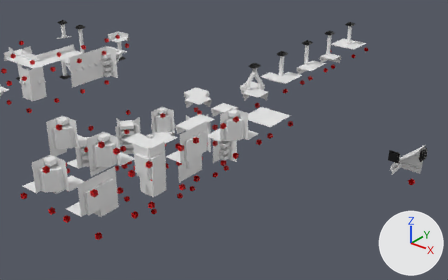
One commit to the Blender file AssetSource/modules.blend: the scene before it, then after it.
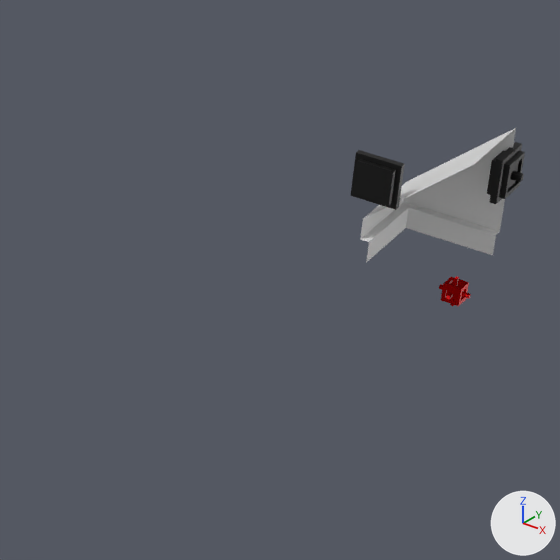
Each version is shown whole from a 50 mm camera at (20.91, -26.09, 17.35) aimed at (5.44, -6.75, 5.36), then close up on the part from 69% to 97% of the width and 41% to 87% of the height. Lighting does not change. The marker at lower right points along +X, +Y and +Z.

In view in the first close-up: 'CornerTop_Slopy', 'Cube.012', 'Cube.013', 'S_OccupancyCube.125'.
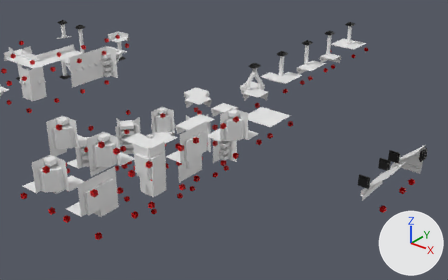
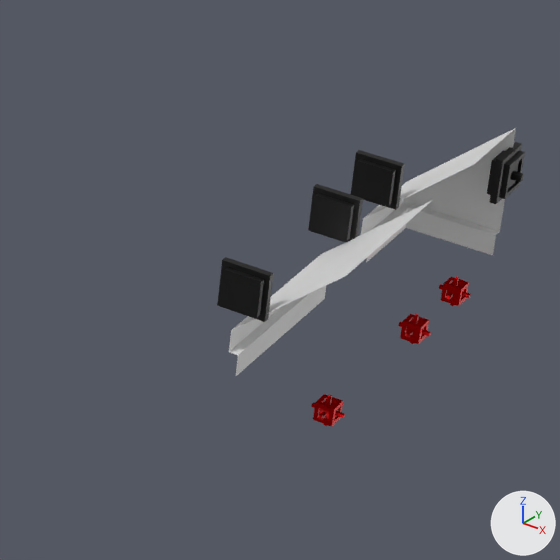
The change, as a list of edits to the scene's bpy script:
```text
Add me_walltop_slopy:
    me_walltop_slopy.from_pydata([(0.0, -1.0, 0.25), (1.0, -1.0, 1.5), (0.0, -1.0, 0.0), (-0.1, 1.0, 0.25), (-0.1, 1.0, 0.5), (0.0, 1.0, 0.0), (-0.1, -1.0, 0.5), (1.0, 1.0, 1.5), (-0.1, -1.0, 0.25), (0.0, 1.0, 0.25)], [], [(6, 4, 3, 8), (0, 8, 3, 9), (0, 9, 5, 2), (6, 1, 7, 4)])
Add me_occupancycube_014:
    me_occupancycube_014 = me_occupancycube_008.copy(); me_occupancycube_014.name = 'OccupancyCube.014'  # the mesh of ob_s_occupancycube_125
Add me_cube_005:
    me_cube_005 = me_cube_003.copy(); me_cube_005.name = 'Cube.005'  # the mesh of ob_cube_013
Add ob_s_occupancycube_127:
    ob_s_occupancycube_127 = bpy.data.objects.new('S_OccupancyCube.127', me_occupancycube_014)
    ob_s_occupancycube_127.parent = ob_walltop_slopy
    ob_s_occupancycube_127.matrix_parent_inverse = Matrix(((1.0, 0.0, 0.0, -11.0), (0.0, 1.0, 0.0, 3.0), (0.0, 0.0, 1.0, -3.0), (0.0, 0.0, 0.0, 1.0)))
    ob_s_occupancycube_127.location = (12.0, -2.0, 3.0)
Add ob_walltop_slopy:
    ob_walltop_slopy = bpy.data.objects.new('WallTop_Slopy', me_walltop_slopy)
    ob_walltop_slopy.location = (11.0, -3.0, 3.0)
    _m = ob_walltop_slopy.modifiers.new('Subdivision', 'SUBSURF')
    _m.subdivision_type = 'SIMPLE'
Add ob_cube_015:
    ob_cube_015 = bpy.data.objects.new('Cube.015', me_cube_005)
    ob_cube_015.parent = ob_walltop_slopy
    ob_cube_015.matrix_parent_inverse = Matrix(((1.0, 0.0, 0.0, -11.0), (0.0, 1.0, 0.0, 3.0), (0.0, 0.0, 1.0, -3.0), (0.0, 0.0, 0.0, 1.0)))
    ob_cube_015.location = (11.0, -2.0, 4.0)
    ob_cube_015.rotation_euler = (-1.571, 1.571, 0.0)  # degrees (-90, 90, 0)
Add ob_cube_014:
    ob_cube_014 = bpy.data.objects.new('Cube.014', me_cube_005)
    ob_cube_014.parent = ob_walltop_slopy
    ob_cube_014.matrix_parent_inverse = Matrix(((1.0, 0.0, 0.0, -11.0), (0.0, 1.0, 0.0, 3.0), (0.0, 0.0, 1.0, -3.0), (0.0, 0.0, 0.0, 1.0)))
    ob_cube_014.location = (11.0, -4.0, 4.0)
    ob_cube_014.rotation_euler = (-1.571, 1.571, 0.0)  # degrees (-90, 90, 0)
Add ob_s_occupancycube_126:
    ob_s_occupancycube_126 = bpy.data.objects.new('S_OccupancyCube.126', me_occupancycube_014)
    ob_s_occupancycube_126.parent = ob_walltop_slopy
    ob_s_occupancycube_126.matrix_parent_inverse = Matrix(((1.0, 0.0, 0.0, -11.0), (0.0, 1.0, 0.0, 3.0), (0.0, 0.0, 1.0, -3.0), (0.0, 0.0, 0.0, 1.0)))
    ob_s_occupancycube_126.location = (12.0, -4.0, 3.0)
```

What differs and where, as boxes (x1, y1, x2, y2) in the close-ups (560 x 560 px):
'WallTop_Slopy', added: after (229, 200, 433, 377)
'Cube.014', added (black): after (217, 257, 274, 322)
'Cube.015', added (black): after (308, 184, 363, 243)
'S_OccupancyCube.126', added (red): after (311, 394, 345, 427)
'S_OccupancyCube.127', added (red): after (398, 314, 431, 344)
